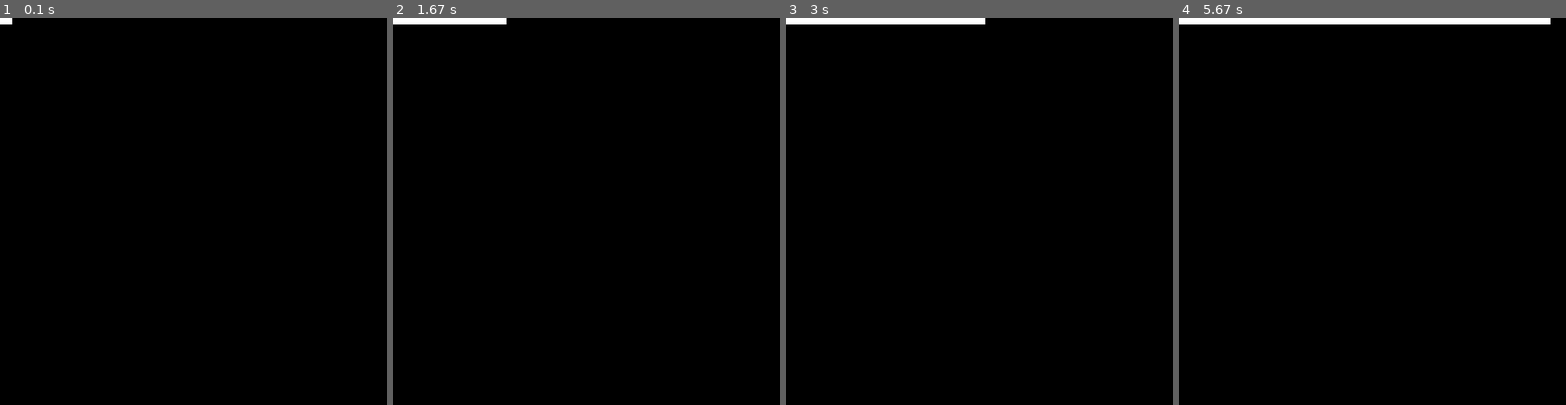
Above: before the commit, frames 1-4 (left to right).
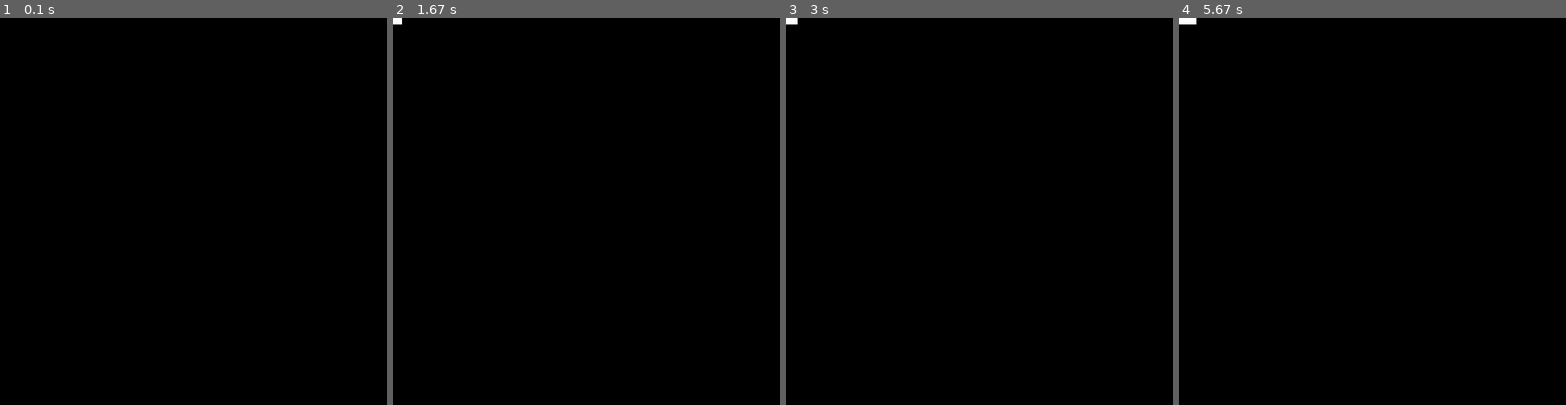
Above: after the commit, the same moments.

Repository: ArcanianArcher/Pygame-Arcade
Game: pygame game, started from Arcade.py
The game is run twice, just before and just after one commit, with the same random seed, the same clock (stepped at 60 frames per second) and the same inputs.
Inputs:
- Up to frame 1 (0.1 s): no input
- Up to frame 2 (1.67 s): no input
- Up to frame 3 (3 s): no input
- Up to frame 4 (5.67 s): no input

The runs differ from the first frame. In frame 1, less than 0.1% of the frame differs, in the area x 0-4%, y 0-2%; in frame 2, 0.4%; in frame 3, 0.8%; in frame 4, 1.5%, in the area x 4-96%, y 0-2%.

Commit message:
proper delay added

Diff:
--- a/Arcade.py
+++ b/Arcade.py
@@ -3,7 +3,7 @@
 # 2016
 # A collection of games built using pygame by the ICS4U-02 class, all running in a virtual arcade.
 
-import pygame, sys, os, time
+import pygame, sys, os
 from pygame.locals import *
 
 class arcade:
@@ -56,7 +56,6 @@
             area[0], area[1] = arg[1], arg[2]
             update_areas.append(area)
         pygame.display.update(update_areas) #only update areas that requires it
-        time.sleep(.01)
 
         '''
         events = pygame.events.get()
@@ -85,8 +84,13 @@
     pygame.mixer.init(22050,-16,2,1024)
     pygame.display.set_caption(os.path.basename(__file__).split('.')[0])
     arcade = arcade()
+    last = pygame.time.get_ticks()
+    cooldown = 300
     i = 0
     while True:
-        arcade.UI(i)
-        i += 1
-        arcade.InputEvents()
+        now = pygame.time.get_ticks()
+        if now - last >= cooldown:
+            last = now
+            arcade.UI(i)
+            i += 1
+            arcade.InputEvents()
